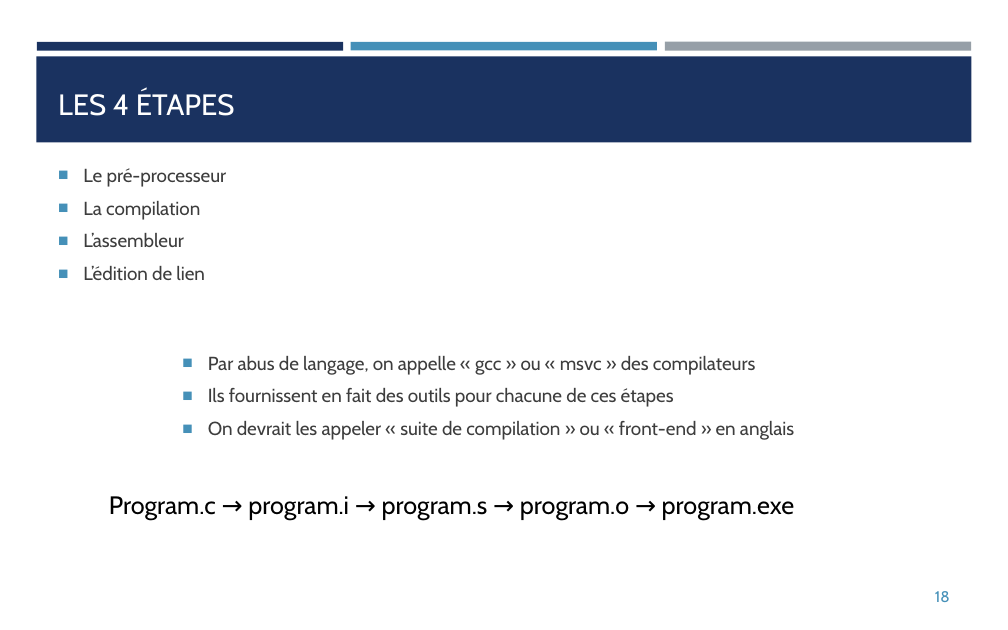
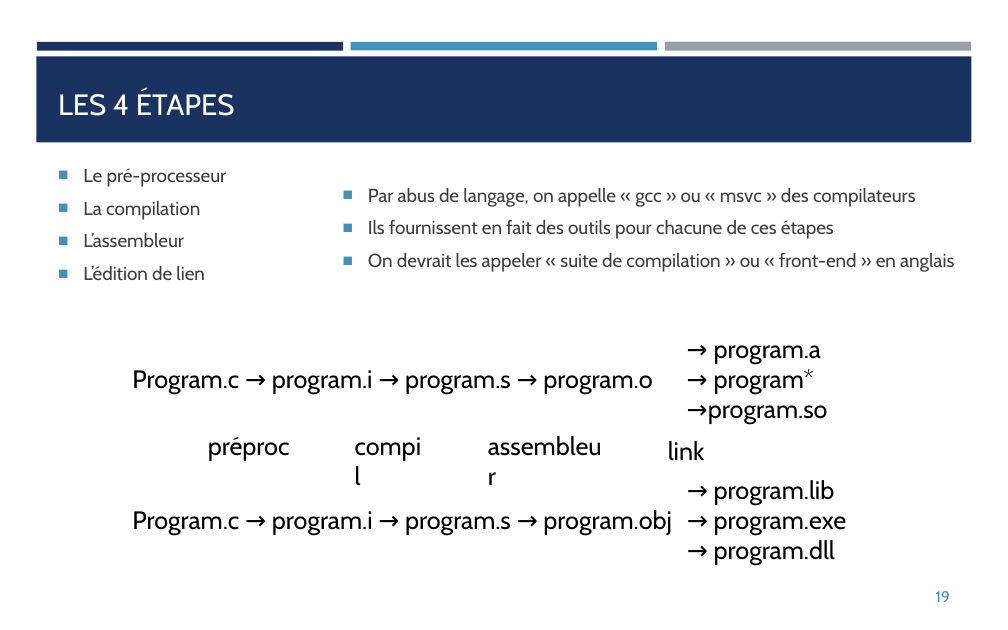
Before and after one commit to franckginguene/cpp_scalian, a slide deck: slide 19 of diapos/CPP_matin.pptx (slide 18 before the commit). Drawn at 1008x630 pixels with LibreOffice and Linux fonts; fonts in the diff are those of the drawing. Boxes give left, top, right and bottom in pixels: in the first picture for what was removed or moved away, otherwise in the second. Text is boxed around its words. In the diff, an @@ line names an element or a change of style, - is before the commit and + after.

Commit message:
update : link edition

```diff
--- a/diapos/CPP_matin.pptx
+++ b/diapos/CPP_matin.pptx
@@ text "Par abus de langage, on ...": place and size @@
-text "Par abus de langage, on ..." at bbox=[208, 356, 794, 440]
+text "Par abus de langage, on ..." at bbox=[368, 188, 954, 272]
@@ text at bbox=[132, 345, 828, 425]: text changed @@
-Program.c → program.i → program.s → program.o → program.exe
+→ program.a
+Program.c → program.i → program.s → program.o → program*
+→program.so
@@ text added at bbox=[208, 437, 290, 461], 18 pt, text #000000 @@
+préproc
@@ text added at bbox=[345, 425, 433, 466], 18 pt, text #000000 @@
+compil
@@ text added at bbox=[478, 425, 614, 466], 18 pt, text #000000 @@
+assembleur
@@ text added at bbox=[668, 441, 705, 461], 18 pt, text #000000 @@
+link
@@ text added at bbox=[132, 480, 847, 566], 18 pt, text #000000 @@
+→ program.lib
+Program.c → program.i → program.s → program.obj → program.exe
+→ program.dll
@@ page number at bbox=[936, 591, 950, 602]: text changed @@
-18
+19
```
Also in this commit, not shown: 3 other slides changed, 6 slides added.
